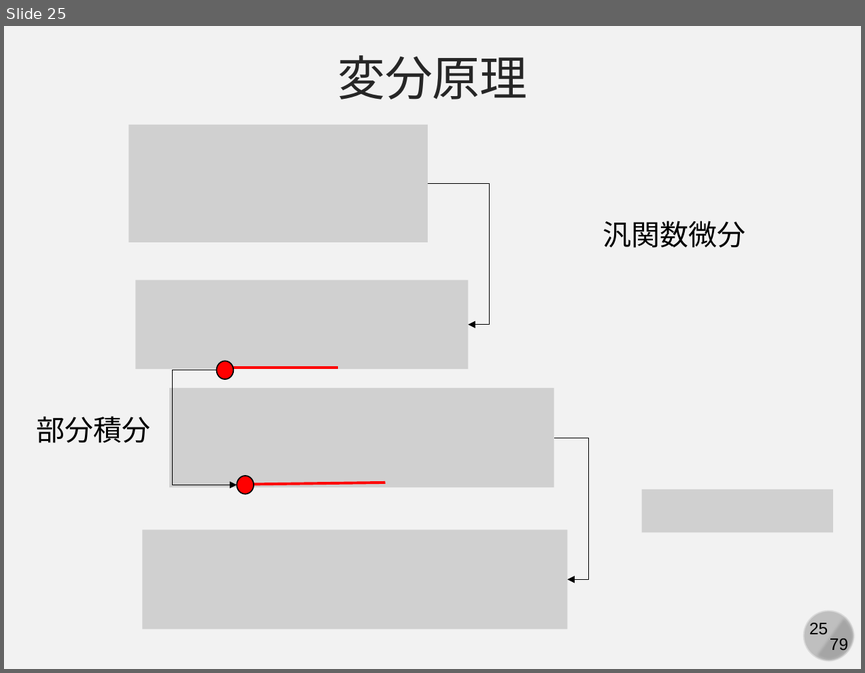
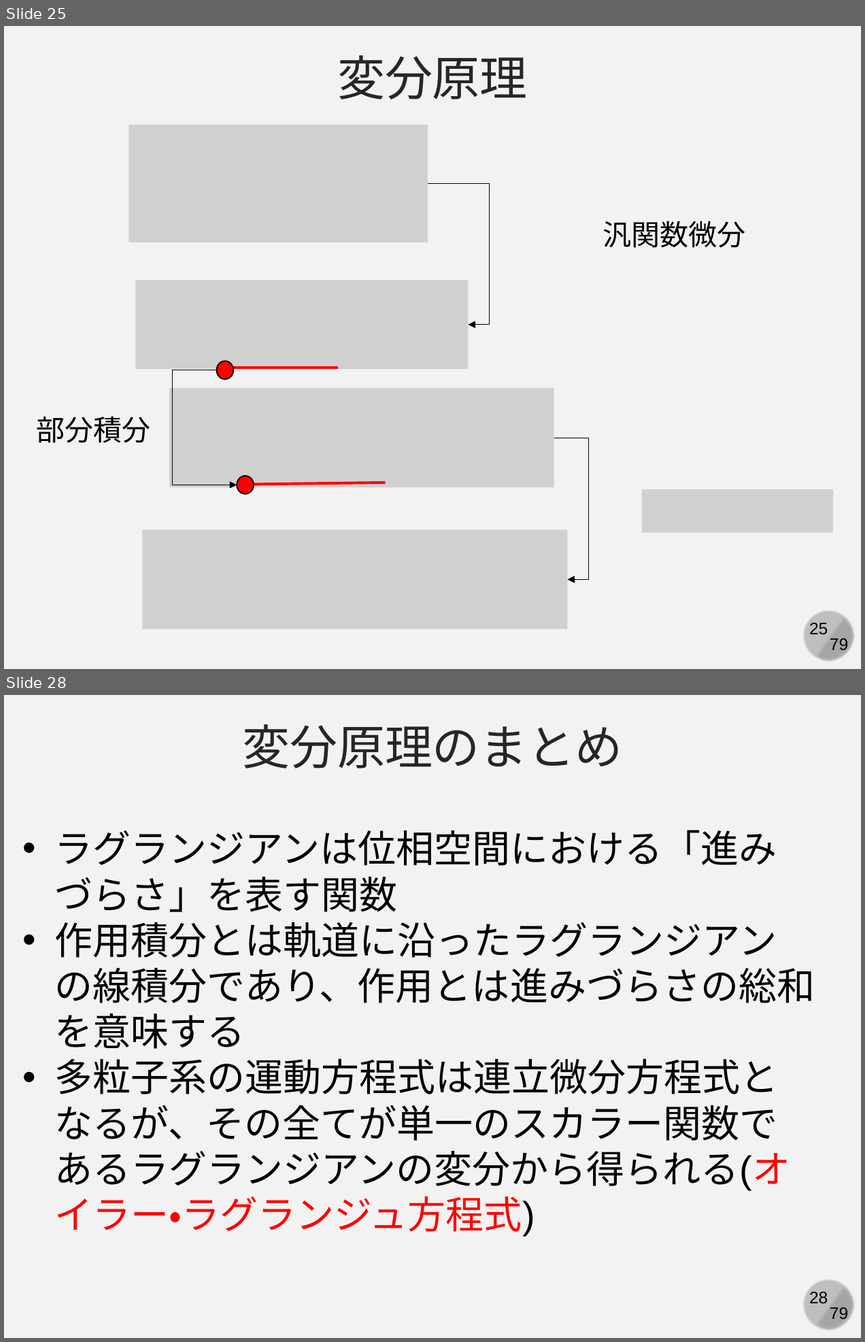
Before and after one commit to kaityo256/simulation_engineering, a slide deck: 05_md_basic/simulation05.pptx. Shown one above the other, each under a label of ours: slide 25 before the commit, slides 25 and 28 after it; the slides between them are not shown. The pictures are 865x673 and 865x1342 pixels, drawn with LibreOffice and Linux fonts; fonts in the diff are those of the drawing; grey boxes stand for pictures. Boxes give left, top, right and bottom in pixels: in the first picture for what was removed or moved away, otherwise in the second. Text is boxed around its words. In the diff, an @@ line names an element or a change of style, - is before the commit and + after.

```diff
--- a/05_md_basic/simulation05.pptx
+++ b/05_md_basic/simulation05.pptx
@@ slide 28 added at box(4, 695, 861, 1338), background #F2F2F2; not listed: 4 template elements that a slide beside it also shows @@
@@ text added at box(242, 724, 622, 768), 40 pt, text #262626 @@
+変分原理のまとめ
@@ text added at box(55, 830, 815, 1236), 32 pt, text #000000 @@
+• ラグランジアンは位相空間における「進みづらさ」を表す関数
+• 作用積分とは軌道に沿ったラグランジアンの線積分であり、作用とは進みづらさの総和を意味する
+• 多粒子系の運動方程式は連立微分方程式となるが、その全てが単一のスカラー関数であるラグランジアンの変分から得られる(オイラー・ラグランジュ方程式)
```
Also in this commit, not shown: 3 slides changed, 1 other slide added.
